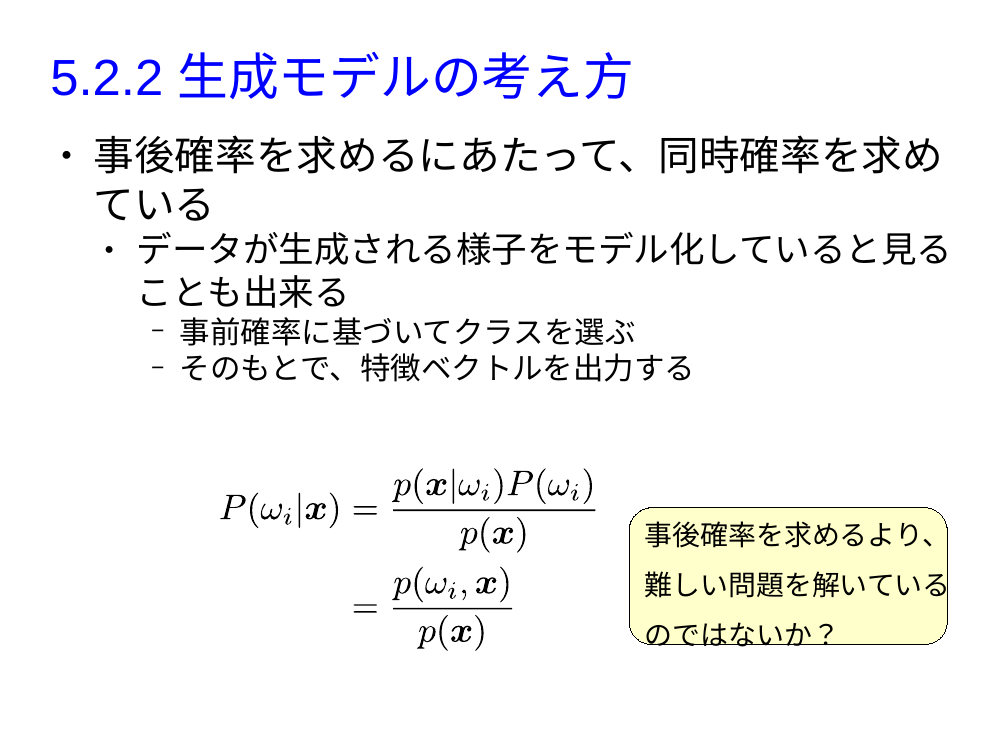
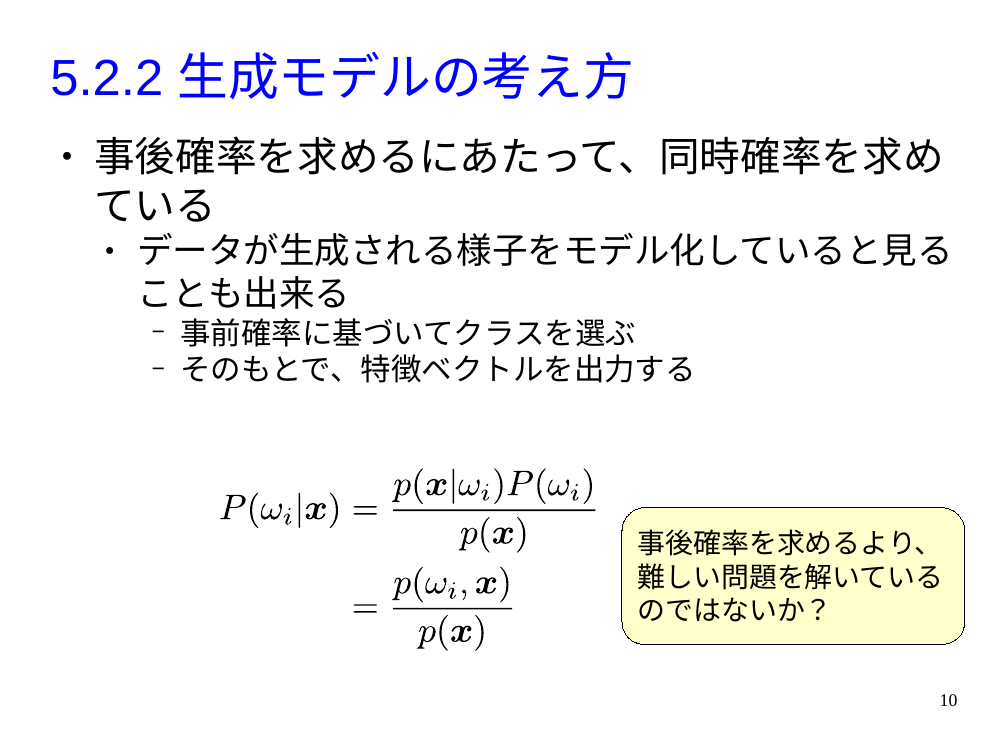
Before and after one commit to MasahiroAraki/MachineLearning, a slide deck: slide 10 of slides/chap05.odp (slide 4 before the commit). Drawn at 1008x756 pixels with LibreOffice and Linux fonts; fonts in the diff are those of the drawing. Boxes give left, top, right and bottom in pixels: in the first picture for what was removed or moved away, otherwise in the second. Text is boxed around its words. In the diff, an @@ line names an element or a change of style, - is before the commit and + after.

```diff
--- a/slides/chap05.odp
+++ b/slides/chap05.odp
@@ rounded rectangle "事後確率を求めるより、": place and size @@
-rounded rectangle "事後確率を求めるより、" at box(629, 508, 948, 645)
+rounded rectangle "事後確率を求めるより、" at box(622, 508, 965, 645)
@@ rounded rectangle "事後確率を求めるより、" at box(622, 508, 965, 645): font Times New Roman to Noto Sans CJK JP; line spacing 1.5 to 1 @@
@@ page number added at box(940, 694, 958, 706), 14 pt, text #000000 @@
+10
```
Also in this commit, not shown: 10 other slides changed, 11 slides added, 5 slides removed, 30 other files.
